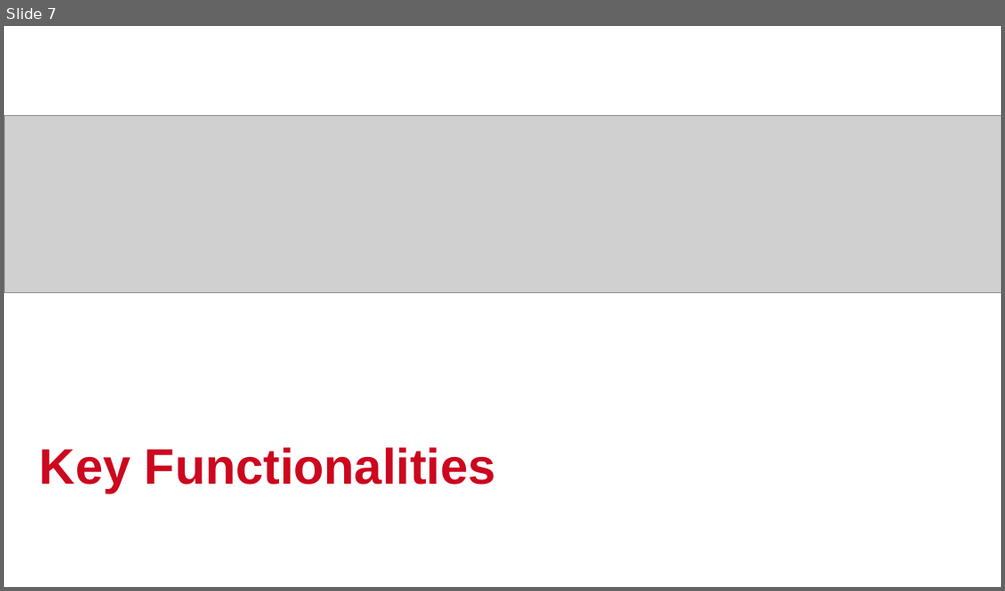
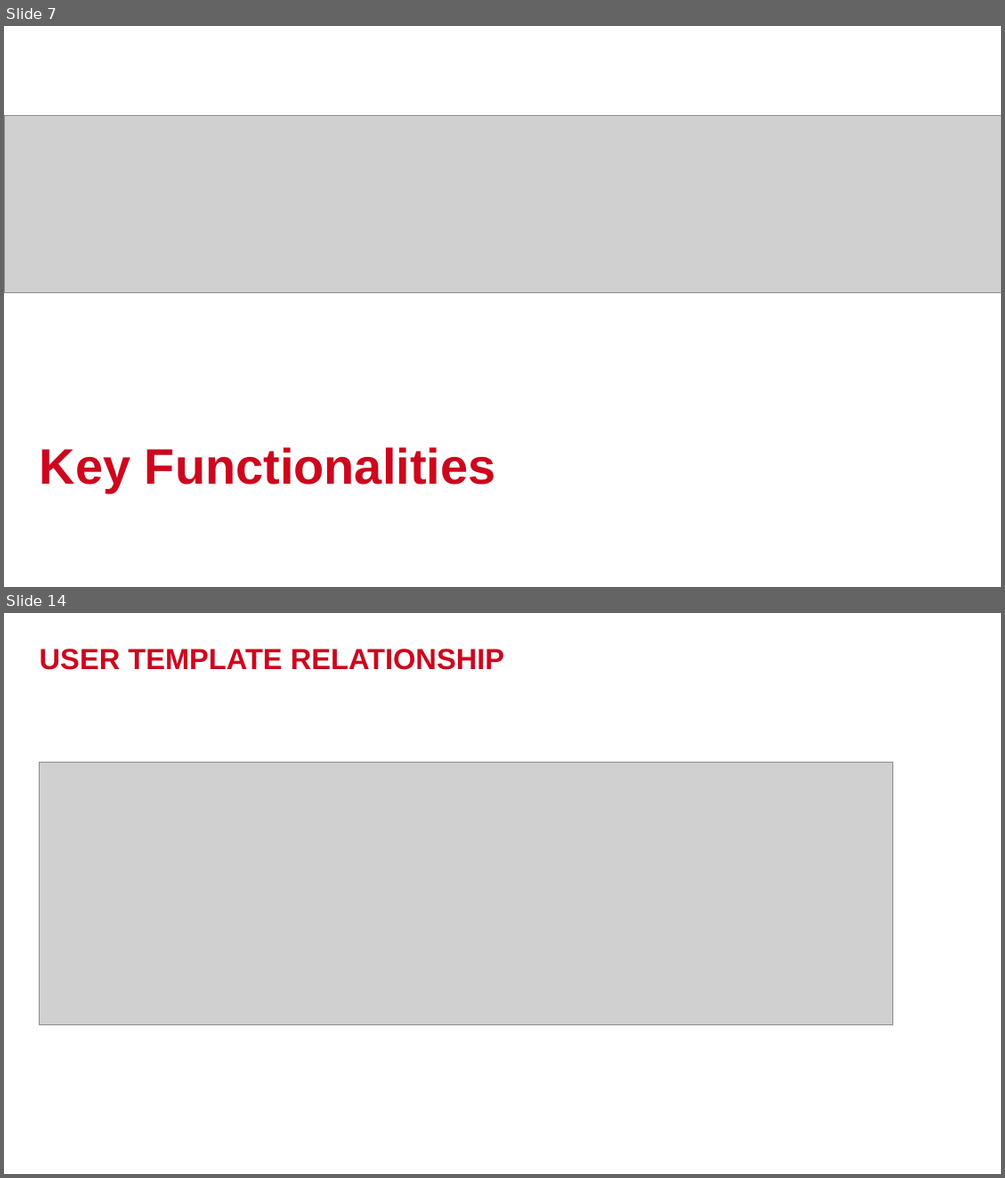
Before and after one commit to phmquan/YPP4-QuanPhan, a slide deck: SQL_Query/Trello_Query/TrelloPresentation.pptx. Shown one above the other, each under a label of ours: slide 7 before the commit, slides 7 and 14 after it; the slides between them are not shown. The pictures are 1005x591 and 1005x1178 pixels, drawn with LibreOffice and Linux fonts; fonts in the diff are those of the drawing; grey boxes stand for pictures; background and template pictures are left out. Boxes give left, top, right and bottom in pixels: in the first picture for what was removed or moved away, otherwise in the second. Text is boxed around its words. In the diff, an @@ line names an element or a change of style, - is before the commit and + after.

Commit message:
Fix Slide to Board Share Relationship

```diff
--- a/SQL_Query/Trello_Query/TrelloPresentation.pptx
+++ b/SQL_Query/Trello_Query/TrelloPresentation.pptx
@@ slide 14 added at (4,613,1001,1174), background #FFFFFF @@
@@ title added at (40,649,504,670), 28 pt, text #CC071E, bold @@
+USER TEMPLATE RELATIONSHIP
@@ picture added at (39,762,892,1024) @@
```
Also in this commit, not shown: 2 slides changed, 23 other slides added, 23 slides removed, 1 other file.
